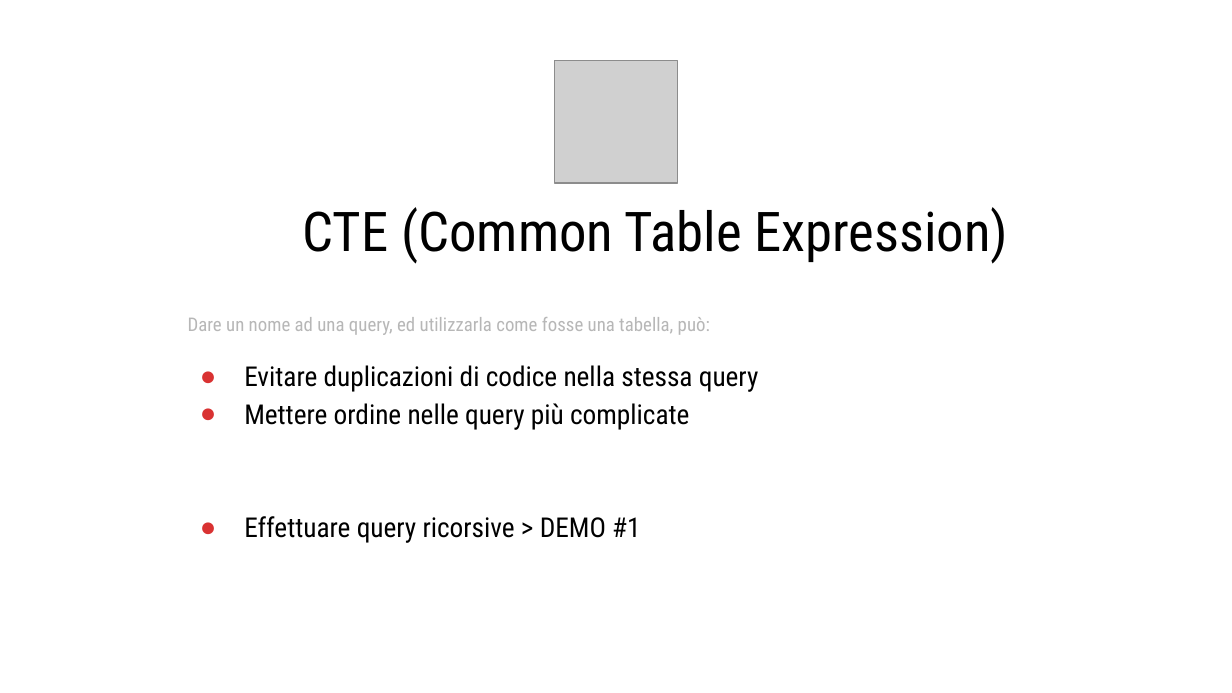
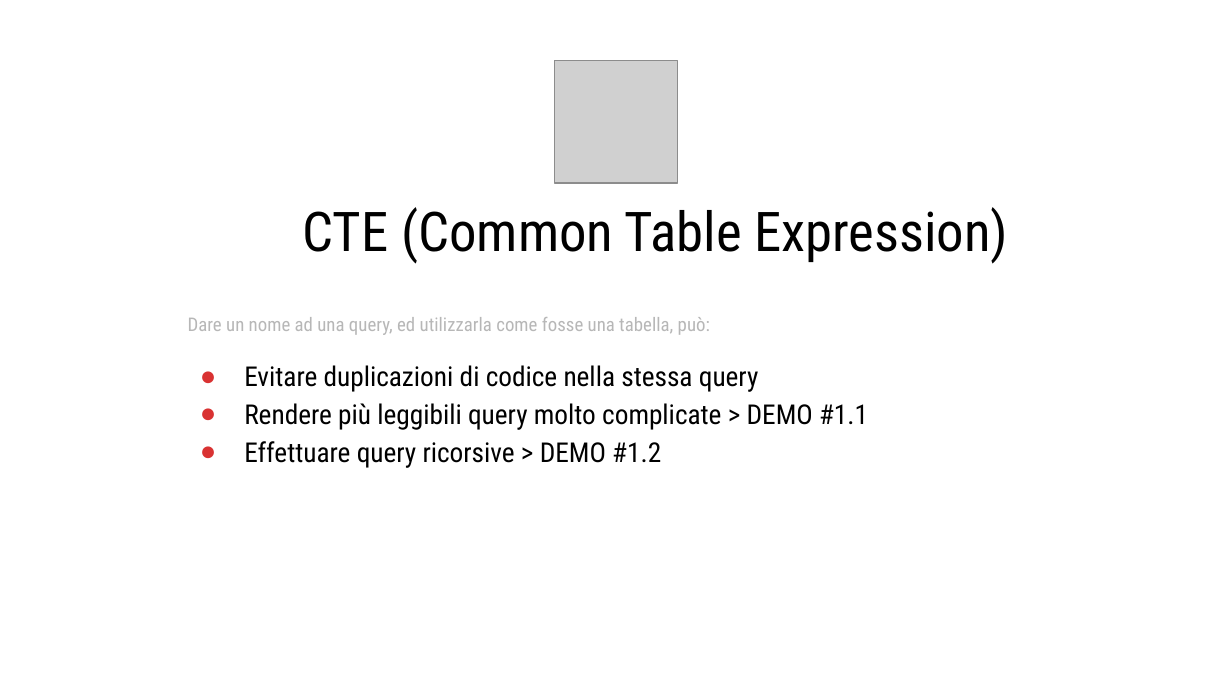
Before and after one commit to bibe74/CP2025, a slide deck: slide 4 of CP2025 - Utilizzare SQL.pptx. Drawn at 1232x693 pixels with LibreOffice and Linux fonts; fonts in the diff are those of the drawing; grey boxes stand for pictures; background and template pictures are left out. Boxes give left, top, right and bottom in pixels: in the first picture for what was removed or moved away, otherwise in the second. Text is boxed around its words. In the diff, an @@ line names an element or a change of style, - is before the commit and + after.

```diff
--- a/CP2025 - Utilizzare SQL.pptx
+++ b/CP2025 - Utilizzare SQL.pptx
@@ title at [244,403,868,468]: text changed @@
-● Mettere ordine nelle query più complicate
-● Effettuare query ricorsive > DEMO #1
+● Rendere più leggibili query molto complicate > DEMO #1.1
+● Effettuare query ricorsive > DEMO #1.2
```
Also in this commit, not shown: 5 other slides changed, 7 other files.
